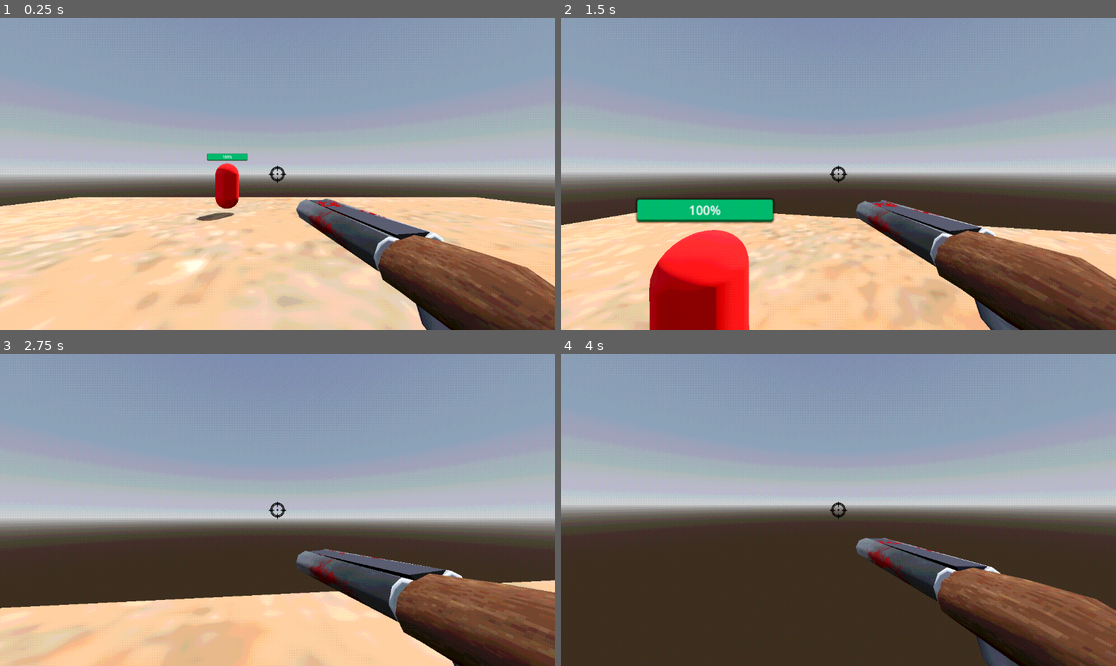
Above: before the commit, frames 1-4 (two rows, left to right).
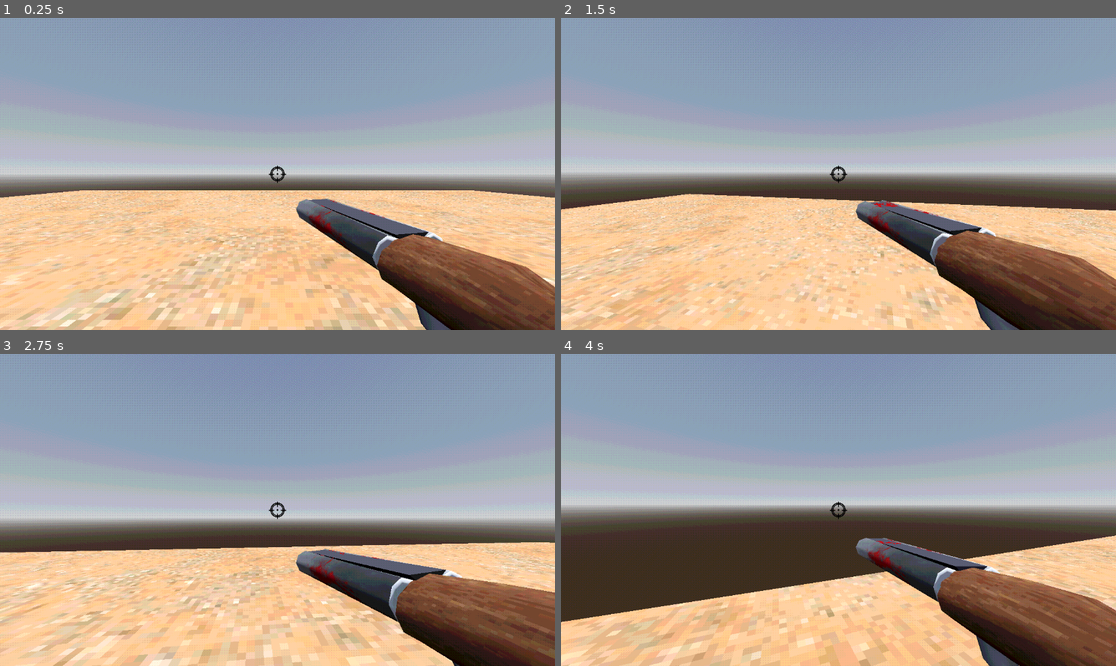
Above: after the commit, the same moments.

Repository: dalton-f/bloodsport
Game: Godot game, scene res://Entities/World/World.tscn
Same seed, same stepped clock (60 frames per second), same inputs: the game is played once before the commit and once after it.
Inputs (mouse positions are in pixels of both pictures, inside the frame that each line leads up to):
- Up to frame 1 (0.25 s): no input
- Up to frame 2 (1.5 s): move the mouse to (866, 174) at 0.52 s; press the mouse at (866, 174) at 0.53 s; hold W (up) from 0.53 s (still down); tap Space (jump) at 0.77 s; move the mouse to (810, 174) at 1.27 s; release the mouse at (810, 174) at 1.28 s; tap Shift (sprint) at 1.35 s
- Up to frame 3 (2.75 s): keep holding W (up); tap Space (jump) at 1.52 s; move the mouse to (288, 503) at 2.02 s; press the mouse at (288, 503) at 2.03 s
- Up to frame 4 (4 s): keep holding W (up); move the mouse to (832, 516) at 2.77 s; release the mouse at (832, 516) at 2.78 s; tap Shift (sprint) at 2.85 s; tap Space (jump) at 3.02, 3.77 s; move the mouse to (877, 513) at 3.52 s; press the mouse at (877, 513) at 3.53 s

The runs differ from the first frame. In frame 1, 13% of the frame differs, in the area x 0-100%, y 43-100%; in frame 2, 15%; in frame 3, 16%; in frame 4, 20%, in the area x 0-100%, y 58-100%.

Commit message:
Importing and fixing arena assets

Diff:
--- a/Entities/Enemies/Enemy.gd
+++ b/Entities/Enemies/Enemy.gd
@@ -2,7 +2,9 @@
 
 var player = null
 
-const SPEED = 2
+var tween : Tween
+
+const SPEED = 5
 
 @export var player_path : NodePath
 
@@ -34,4 +36,8 @@
 	queue_free()
 
 func _update_health_bar(current_health):
-	create_tween().tween_property(health_bar, "value", current_health, 0.5)
+	if tween and tween.is_running():
+		tween.kill()
+
+	tween = create_tween()
+	tween.tween_property(health_bar, "value", current_health, 0.5)
--- a/Entities/Player/Player.tscn
+++ b/Entities/Player/Player.tscn
@@ -12,6 +12,7 @@
 points = PackedVector3Array(-0.12520654, -0.532801, -0.4805069, 0.022783129, 0.4760704, 0.49888408, 0.16971254, 0.55914 …(1084 unchanged characters)…
 
 [node name="Player" type="CharacterBody3D"]
+wall_min_slide_angle = 0.0
 script = ExtResource("1_e5kic")
 
 [node name="MeshInstance3D" type="MeshInstance3D" parent="."]
--- /dev/null
+++ b/Entities/World/Props/Floors/Floor.tscn
@@ -0,0 +1,28 @@
+[gd_scene load_steps=6 format=3 uid="uid://cv3p78uj4hoxv"]
+
+[ext_resource type="PackedScene" uid="uid://tcbrmdlxn0hb" path="res://Entities/World/Props/Floors/arena.FLOORglb.glb" id="1_bibej"]
+[ext_resource type="Shader" uid="uid://cgyxbn7sujqqb" path="res://Assets/Shaders/psx.gdshader" id="2_0lf56"]
+[ext_resource type="Texture2D" uid="uid://tallya3qqqp" path="res://Assets/Textures/floor_texture.png" id="3_0lf56"]
+
+[sub_resource type="ShaderMaterial" id="ShaderMaterial_2nvpq"]
+render_priority = 0
+shader = ExtResource("2_0lf56")
+shader_parameter/affine_mapping = false
+shader_parameter/albedo = ExtResource("3_0lf56")
+shader_parameter/alpha_scissor = 0.7
+shader_parameter/jitter = 0.25
+shader_parameter/resolution = Vector2i(320, 240)
+
+[sub_resource type="ConvexPolygonShape3D" id="ConvexPolygonShape3D_0lf56"]
+points = PackedVector3Array(-2.120081, -2.1152809, 0.881919, 2.1526809, 2.157481, 0.9486809, 2.1526809, 2.157481, 0.881919, -2.120081, 2.157481, 0.9486809, 2.1526809, -2.1152809, 0.9486809, 2.1526809, -2.1152809, 0.881919, -2.120081, 2.157481, 0.881919, -2.120081, -2.1152809, 0.9486809)
+
+[node name="Floor" instance=ExtResource("1_bibej")]
+transform = Transform3D(0.025, 0, 0, 0, 0.025, 0, 0, 0, 0.025, 0, 0, 0)
+
+[node name="Plane_013" parent="." index="0"]
+transform = Transform3D(135.997, 0, 0, 0, -5.9446174e-06, -1, 0, 135.997, -4.371139e-08, 0, 0, 0)
+surface_material_override/0 = SubResource("ShaderMaterial_2nvpq")
+
+[node name="CollisionShape3D" type="CollisionShape3D" parent="." index="1"]
+transform = Transform3D(135.997, 0, 0, 0, -5.9446174e-06, -1, 0, 135.997, -4.371139e-08, 0, 0, 0)
+shape = SubResource("ConvexPolygonShape3D_0lf56")
--- /dev/null
+++ b/Entities/World/Props/Walls/Wall.tscn
@@ -0,0 +1,38 @@
+[gd_scene load_steps=7 format=3 uid="uid://bbr37we454k8i"]
+
+[ext_resource type="PackedScene" uid="uid://hvsosg7lvqnk" path="res://Entities/World/Props/Walls/Wall.glb" id="1_0c5vu"]
+[ext_resource type="Shader" uid="uid://cgyxbn7sujqqb" path="res://Assets/Shaders/psx.gdshader" id="2_p5kr3"]
+[ext_resource type="Texture2D" uid="uid://cbtm7bg45o883" path="res://Entities/World/Props/Walls/WALL_T_WALL_BC.png" id="3_qhc03"]
+
+[sub_resource type="ShaderMaterial" id="ShaderMaterial_4r5ji"]
+render_priority = 0
+shader = ExtResource("2_p5kr3")
+shader_parameter/affine_mapping = false
+shader_parameter/albedo = ExtResource("3_qhc03")
+shader_parameter/alpha_scissor = 0.7
+shader_parameter/jitter = 0.25
+shader_parameter/resolution = Vector2i(320, 240)
+
+[sub_resource type="ShaderMaterial" id="ShaderMaterial_p5kr3"]
+render_priority = 0
+shader = ExtResource("2_p5kr3")
+shader_parameter/affine_mapping = false
+shader_parameter/albedo = ExtResource("3_qhc03")
+shader_parameter/alpha_scissor = 0.7
+shader_parameter/jitter = 0.25
+shader_parameter/resolution = Vector2i(320, 240)
+
+[sub_resource type="ConvexPolygonShape3D" id="ConvexPolygonShape3D_p5kr3"]
+points = PackedVector3Array(2.0177817, -0.00815475, 1.0339019, -2.0374818, -0.07151824, -1.0569818, -2.0374818, -0.00815475, -1.0569818, -2.0374818, -0.07151824, 1.0339019, -0.13647777, 0.118572235, 1.0973771, 2.0177817, -0.07151824, -1.0569818, 0.11677772, 0.118572235, -1.0569818, 0.11677772, -0.13488173, 1.0973771, -0.13647777, -0.13488173, -1.0569818, -2.0374818, -0.00815475, 1.0339019, 2.0177817, -0.00815475, -1.0569818, 2.0177817, -0.07151824, 1.0339019, 0.11677772, 0.118572235, 1.0973771, -0.13647777, 0.118572235, -1.0569818, -0.13647777, -0.13488173, 1.0973771, 0.11677772, -0.13488173, -1.0569818)
+
+[node name="WALL" instance=ExtResource("1_0c5vu")]
+transform = Transform3D(0.025, 0, 0, 0, 0.025, 0, 0, 0, 0.025, 0, 0, 0)
+
+[node name="Plane_004" parent="." index="0"]
+transform = Transform3D(145.09053, 0, 0, 0, -6.3421085e-06, -72.05653, 0, 145.09053, -3.149691e-06, 0, 0, 0)
+surface_material_override/0 = SubResource("ShaderMaterial_4r5ji")
+surface_material_override/1 = SubResource("ShaderMaterial_p5kr3")
+
+[node name="CollisionShape3D" type="CollisionShape3D" parent="." index="1"]
+transform = Transform3D(145.09053, 0, 0, 0, -6.3421085e-06, -72.05653, 0, 145.09053, -3.149691e-06, 0, 0, 0)
+shape = SubResource("ConvexPolygonShape3D_p5kr3")
--- a/Entities/World/World.tscn
+++ b/Entities/World/World.tscn
@@ -1,9 +1,10 @@
-[gd_scene load_steps=13 format=3 uid="uid://jyw067d6b7a1"]
+[gd_scene load_steps=11 format=3 uid="uid://jyw067d6b7a1"]
 
 [ext_resource type="PackedScene" uid="uid://cyfhijj5hleol" path="res://Entities/Player/Player.tscn" id="1_8rr0o"]
 [ext_resource type="Shader" uid="uid://dfwsqetosfke7" path="res://Entities/World/World.gdshader" id="1_n0y24"]
 [ext_resource type="PackedScene" uid="uid://dl34grdr2ffx" path="res://Entities/Enemies/Enemy.tscn" id="2_n7sqv"]
-[ext_resource type="Texture2D" uid="uid://tallya3qqqp" path="res://Assets/Textures/floor_texture.png" id="4_n7sqv"]
+[ext_resource type="PackedScene" uid="uid://cv3p78uj4hoxv" path="res://Entities/World/Props/Floors/Floor.tscn" id="4_n7sqv"]
+[ext_resource type="PackedScene" uid="uid://bbr37we454k8i" path="res://Entities/World/Props/Walls/Wall.tscn" id="5_2ip22"]
 
 [sub_resource type="ShaderMaterial" id="ShaderMaterial_n7sqv"]
 shader = ExtResource("1_n0y24")
@@ -25,17 +26,9 @@
 tonemap_mode = 2
 glow_enabled = true
 
-[sub_resource type="NavigationMesh" id="NavigationMesh_n0y24"]
-vertices = PackedVector3Array(-14.5, -0.7449131, -14.5, -14.5, -0.7449131, 14.5, 14.5, -0.7449131, 14.5, 14.5, -0.7449131, -14.5)
+[sub_resource type="NavigationMesh" id="NavigationMesh_n7sqv"]
+vertices = PackedVector3Array(-20.889252, 75.27317, -6.8690257, -20.889252, 75.27317, 6.3809743, 21.360748, 75.27317, 6.3809743, 21.360748, 75.27317, -6.8690257)
 polygons = [PackedInt32Array(3, 2, 0), PackedInt32Array(0, 2, 1)]
-
-[sub_resource type="StandardMaterial3D" id="StandardMaterial3D_2ip22"]
-albedo_texture = ExtResource("4_n7sqv")
-
-[sub_resource type="PlaneMesh" id="PlaneMesh_5iorc"]
-
-[sub_resource type="ConcavePolygonShape3D" id="ConcavePolygonShape3D_1j0jg"]
-data = PackedVector3Array(1, 0, 1, -1, 0, 1, 1, 0, -1, -1, 0, 1, -1, 0, -1, 1, 0, -1)
 
 [node name="SubViewportContainer" type="SubViewportContainer"]
 material = SubResource("ShaderMaterial_n7sqv")
@@ -56,7 +49,7 @@
 [node name="World" type="Node3D" parent="SubViewport"]
 
 [node name="Enemy" parent="SubViewport/World" instance=ExtResource("2_n7sqv")]
-transform = Transform3D(1, 0, 0, 0, 1, 0, 0, 0, 1, -2.30134, 0.025729656, -9.178352)
+transform = Transform3D(1, 0, 0, 0, 1, 0, 0, 0, 1, 16.248661, -0.67427033, -1.2783523)
 player_path = NodePath("../Player")
 
 [node name="WorldEnvironment" type="WorldEnvironment" parent="SubViewport/World"]
@@ -68,17 +61,36 @@
 
 [node name="Player" parent="SubViewport/World" instance=ExtResource("1_8rr0o")]
 
-[node name="Environment" type="NavigationRegion3D" parent="SubViewport/World"]
-navigation_mesh = SubResource("NavigationMesh_n0y24")
+[node name="World" type="NavigationRegion3D" parent="SubViewport/World"]
+transform = Transform3D(1, 0, 0, 0, 1, 0, 0, 0, 1, 0, -76.4, 0)
+navigation_mesh = SubResource("NavigationMesh_n7sqv")
 
-[node name="Ground" type="StaticBody3D" parent="SubViewport/World/Environment"]
-transform = Transform3D(1, 0, 0, 0, 1, 0, 0, 0, 1, 0, -1.2449131, 0)
+[node name="Floor" parent="SubViewport/World/World" instance=ExtResource("4_n7sqv")]
+transform = Transform3D(0.025, 0, 0, 0, 0.025, 0, 0, 0, 0.025, 0, 75, 0)
 
-[node name="MeshInstance3D" type="MeshInstance3D" parent="SubViewport/World/Environment/Ground"]
-transform = Transform3D(15, 0, 0, 0, 15, 0, 0, 0, 15, 0, 0, 0)
-material_override = SubResource("StandardMaterial3D_2ip22")
-mesh = SubResource("PlaneMesh_5iorc")
+[node name="Floor4" parent="SubViewport/World/World" instance=ExtResource("4_n7sqv")]
+transform = Transform3D(0.025, 0, 0, 0, 0.025, 0, 0, 0, 0.025, 0, 75, -14.25)
 
-[node name="CollisionShape3D" type="CollisionShape3D" parent="SubViewport/World/Environment/Ground"]
-transform = Transform3D(15, 0, 0, 0, 15, 0, 0, 0, 15, 0, 0, 0)
-shape = SubResource("ConcavePolygonShape3D_1j0jg")
+[node name="Floor5" parent="SubViewport/World/World" instance=ExtResource("4_n7sqv")]
+transform = Transform3D(0.025, 0, 0, 0, 0.025, 0, 0, 0, 0.025, 14.250001, 75, -14.25)
+
+[node name="Floor2" parent="SubViewport/World/World" instance=ExtResource("4_n7sqv")]
+transform = Transform3D(0.025, 0, 0, 0, 0.025, 0, 0, 0, 0.025, -14.3, 75, 0)
+
+[node name="Floor6" parent="SubViewport/World/World" instance=ExtResource("4_n7sqv")]
+transform = Transform3D(0.025, 0, 0, 0, 0.025, 0, 0, 0, 0.025, -14.3, 75, -14.25)
+
+[node name="WALL" parent="SubViewport/World/World" instance=ExtResource("5_2ip22")]
+transform = Transform3D(0.025, 0, 0, 0, 0.025, 0, 0, 0, 0.025, 0, 76.75, 7.25)
+
+[node name="Floor3" parent="SubViewport/World/World" instance=ExtResource("4_n7sqv")]
+transform = Transform3D(0.025, 0, 0, 0, 0.025, 0, 0, 0, 0.025, 14.3, 75, 0)
+
+[node name="WALL4" parent="SubViewport/World/World" instance=ExtResource("5_2ip22")]
+transform = Transform3D(0.025, 0, 0, 0, 0.025, 0, 0, 0, 0.025, 14.449999, 76.75, 7.25)
+
+[node name="WALL2" parent="SubViewport/World/World" instance=ExtResource("5_2ip22")]
+transform = Transform3D(0.025, 0, 0, 0, 0.025, 0, 0, 0, 0.025, -14.45, 76.75, 7.25)
+
+[node name="WALL3" parent="SubViewport/World/World" instance=ExtResource("5_2ip22")]
+transform = Transform3D(-1.0927848e-09, 0, 0.025, 0, 0.025, 0, -0.025, 0, -1.0927848e-09, -21.65, 76.75, -0.050000023)
Binary file added: Entities/World/Props/Floors/arena.FLOORglb.glb
Not shown, added: Entities/World/Props/Floors/arena.FLOORglb.glb.import
Binary file added: Entities/World/Props/Floors/arena_FLOOR_BC.png
Not shown, added: Entities/World/Props/Floors/arena_FLOOR_BC.png.import
Binary file added: Entities/World/Props/Floors/arena_FLOOR_NM.png
Not shown, added: Entities/World/Props/Floors/arena_FLOOR_NM.png.import
Binary file added: Entities/World/Props/Walls/WALL_T_WALL_BC.png
Not shown, added: Entities/World/Props/Walls/WALL_T_WALL_BC.png.import
Binary file added: Entities/World/Props/Walls/WALL_WALLNM.png
Not shown, added: Entities/World/Props/Walls/WALL_WALLNM.png.import
Binary file added: Entities/World/Props/Walls/WALL_brownbrick.png
Not shown, added: Entities/World/Props/Walls/WALL_brownbrick.png.import
(and 4 more such lines)
